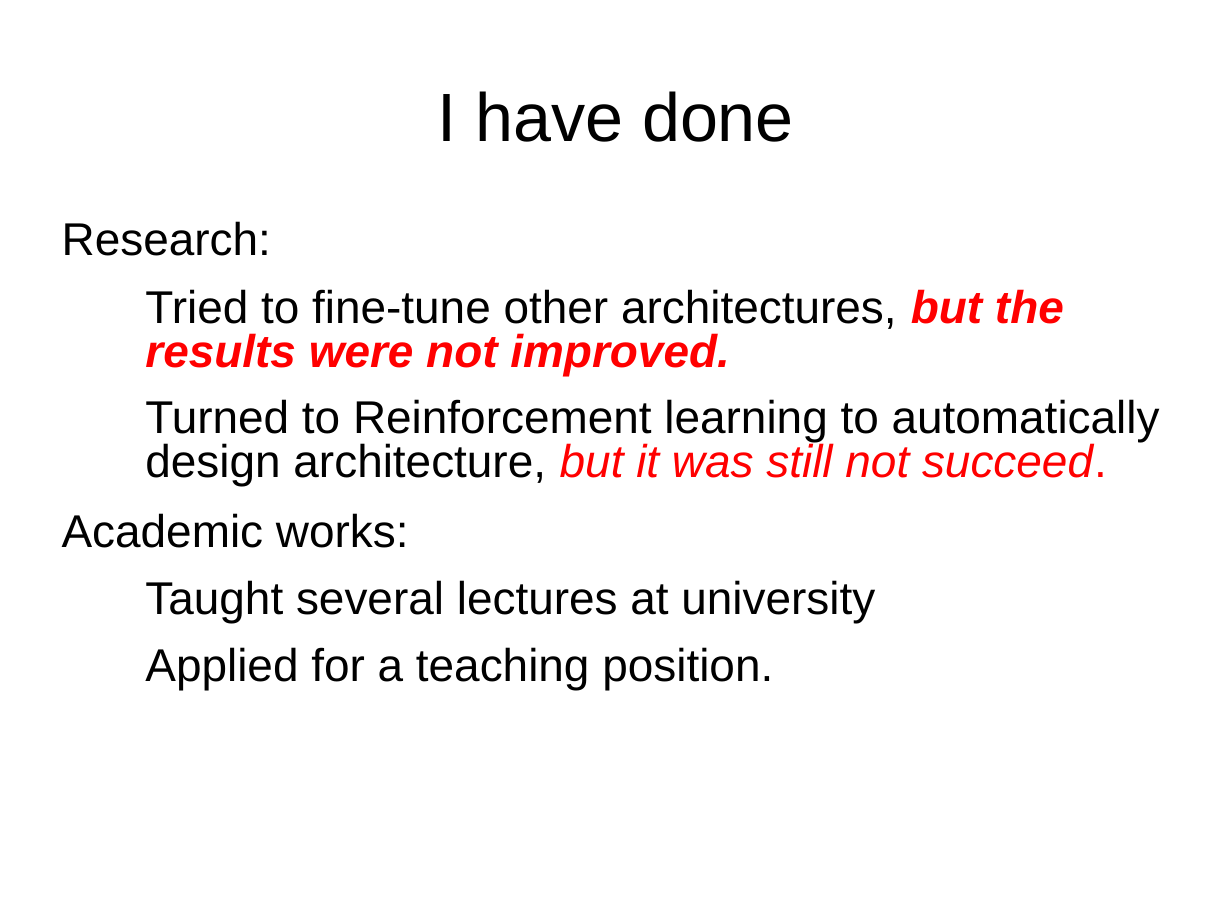
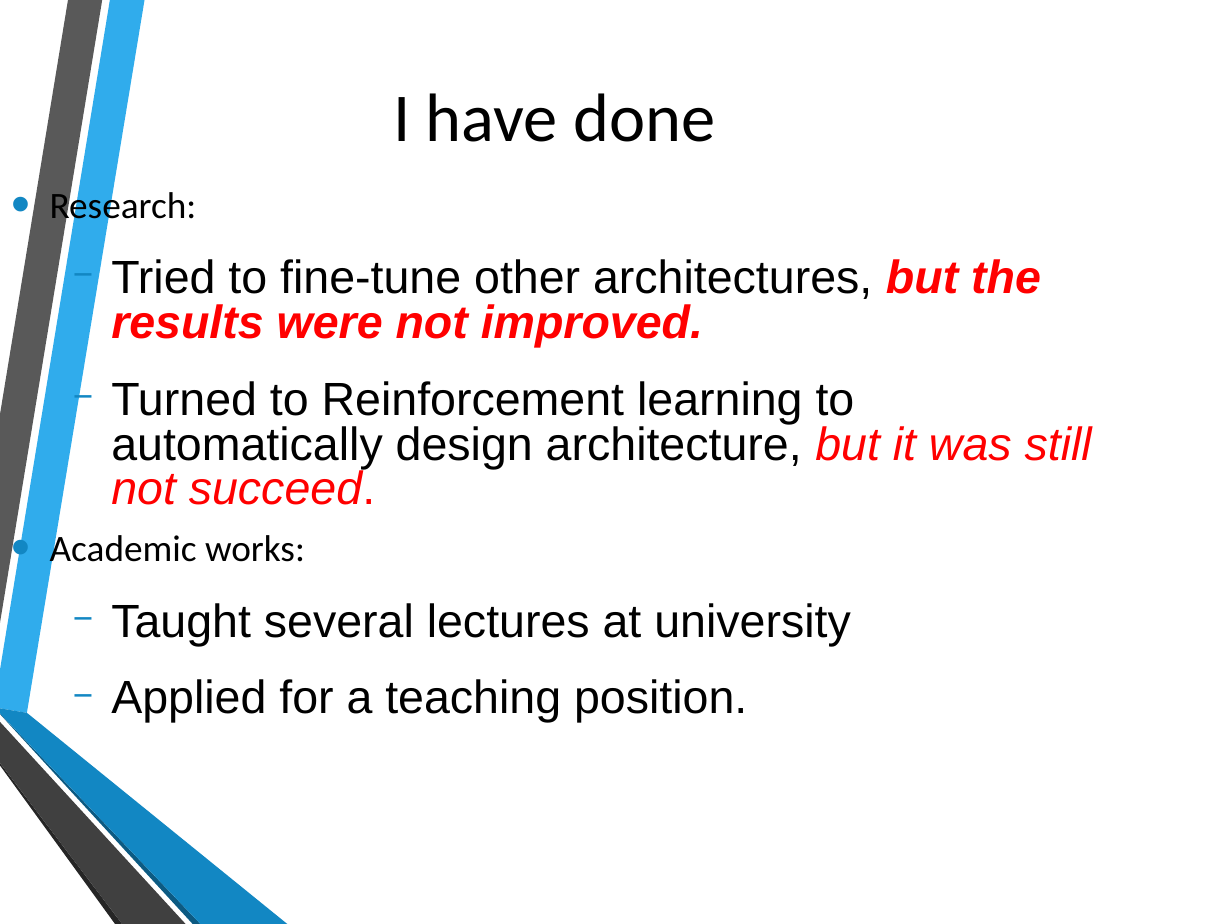
Before and after one commit to linhlevandlu/Presentation, a slide deck: slide 15 of EDMI/comite_suivi/3e anne/comite_suivi_3nd.odp. Drawn at 1232x924 pixels with LibreOffice and Linux fonts; fonts in the diff are those of the drawing; background and template pictures are left out. Boxes give left, top, right and bottom in pixels: in the first picture for what was removed or moved away, otherwise in the second. Text is boxed around its words. In the diff, an @@ line names an element or a change of style, - is before the commit and + after.

```diff
--- a/EDMI/comite_suivi/3e anne/comite_suivi_3nd.odp
+++ b/EDMI/comite_suivi/3e anne/comite_suivi_3nd.odp
@@ title "I have done": place and size @@
-title "I have done" at (437,91,794,142)
+title "I have done" at (393,93,715,142)
@@ title "I have done" at (393,93,715,142): size 44 to 44.1 pt, font Arial to Calibri @@
@@ text "Research:": place and size @@
-text "Research:" at (62,221,1160,689)
+text "Research:" at (50,259,1092,723)
@@ text "Research:" at (50,259,1092,723): size 29.6 to 24 pt, font Arial to Calibri in "Research:", "Academic works:"; size 29.6 to 30 pt; bullet none to •; line spacing 0.9 to 0.8; less space between paragraphs; indent changed; more space between paragraphs; bullet colour #FFFFFF to #1287C3; vertical alignment top to middle @@
@@ group added at (0,0,287,924): 6 freeform shapes @@
```
Also in this commit, not shown: 17 other slides changed, 1 other file.
